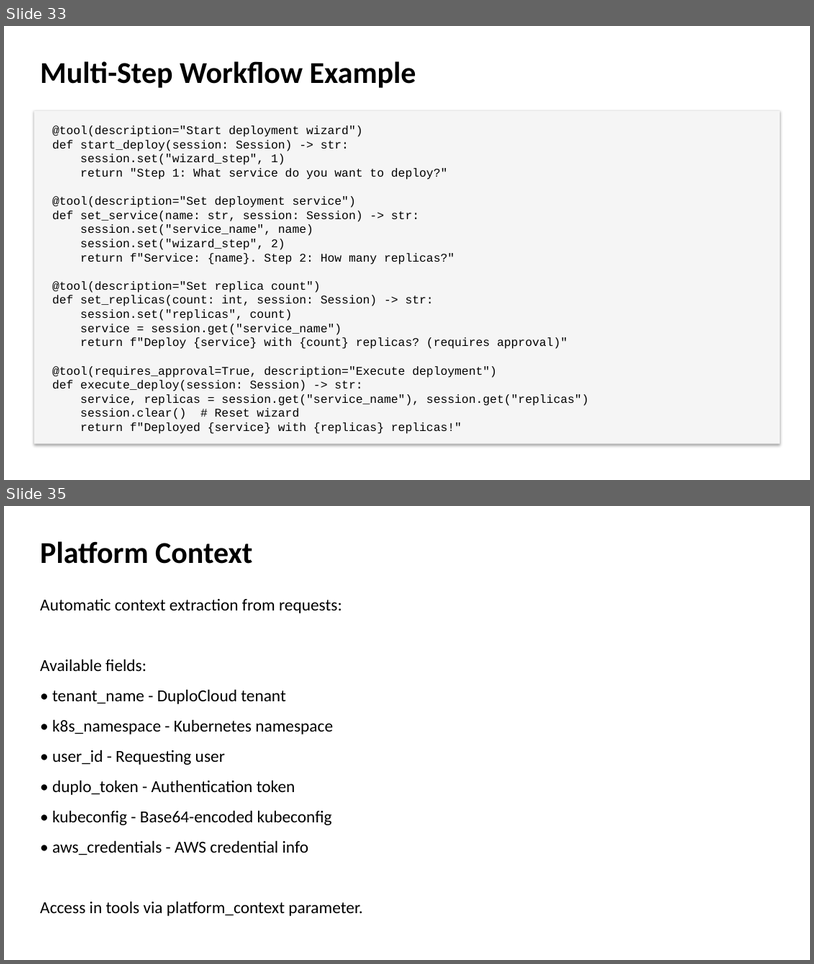
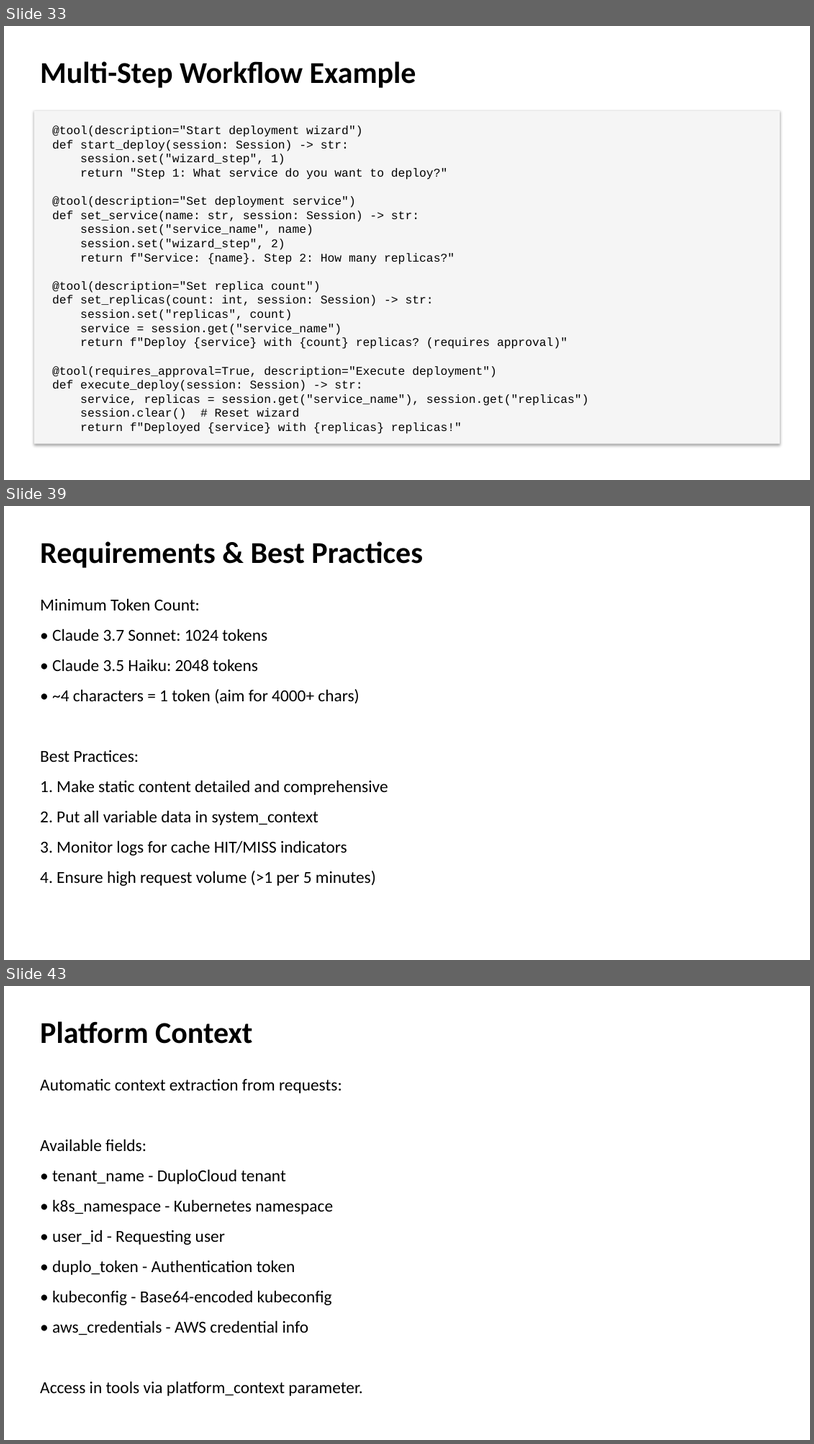
Before and after one commit to duplocloud/dcaf, a slide deck: docs/presentations/dcaf-core-presentation.pptx. Shown one above the other, each under a label of ours: slides 33 and 35 before the commit, slides 33, 39 and 43 after it; the slides between them are not shown. The pictures are 814x964 and 814x1444 pixels, drawn with LibreOffice and Linux fonts; fonts in the diff are those of the drawing. Boxes give left, top, right and bottom in pixels: in the first picture for what was removed or moved away, otherwise in the second. Text is boxed around its words. In the diff, an @@ line names an element or a change of style, - is before the commit and + after.

```diff
--- a/docs/presentations/dcaf-core-presentation.pptx
+++ b/docs/presentations/dcaf-core-presentation.pptx
@@ slide 39 added at [4, 506, 810, 960], background #FFFFFF @@
@@ text added at [40, 541, 423, 568], 36 pt, text #000000, bold @@
+Requirements & Best Practices
@@ text added at [40, 598, 388, 885], 20 pt, text #000000 @@
+Minimum Token Count:
+• Claude 3.7 Sonnet: 1024 tokens
+• Claude 3.5 Haiku: 2048 tokens
+• ~4 characters = 1 token (aim for 4000+ chars)
+Best Practices:
+1. Make static content detailed and comprehensive
+2. Put all variable data in system_context
+3. Monitor logs for cache HIT/MISS indicators
+4. Ensure high request volume (>1 per 5 minutes)
@@ what was slide 35 is now slide 43 @@
```
Also in this commit, not shown: 1 slide changed, 7 other slides added, 12 other files.
